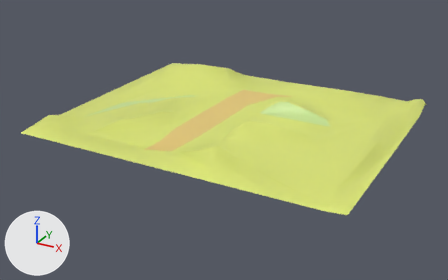
What one commit did to the FBX model UnityCityBuilding/Assets/high way/ground3.fbx.
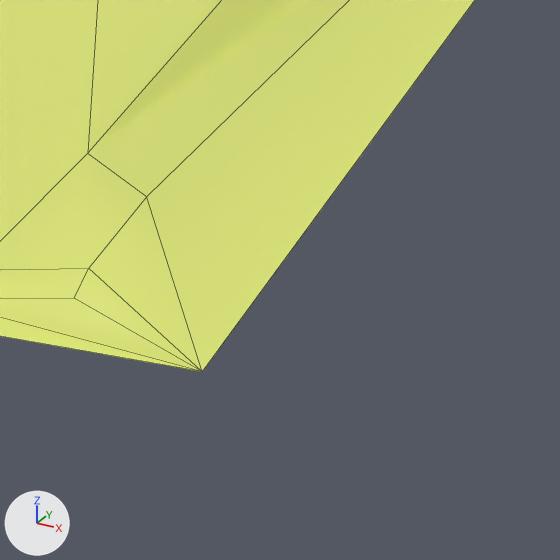
Each version is shown whole from a 50 mm lens placed at (507.0, -1377.0, 593.0), pointed at (-198.0, -94.0, -49.0), then close up on the part from 73% to 86% of the width and 62% to 84% of the height. Lighting does not change. The marker at lower left points along +X, +Y and +Z. The close-ups show mesh edges as thin lines. Where no turn or scale is listed for an object, it has been applied to the vertices.

In view in the first close-up: 'terraun'.
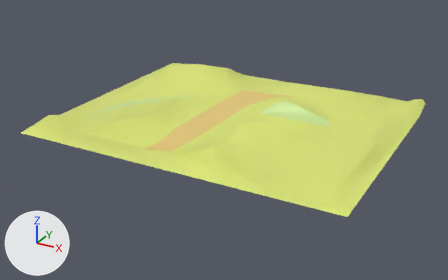
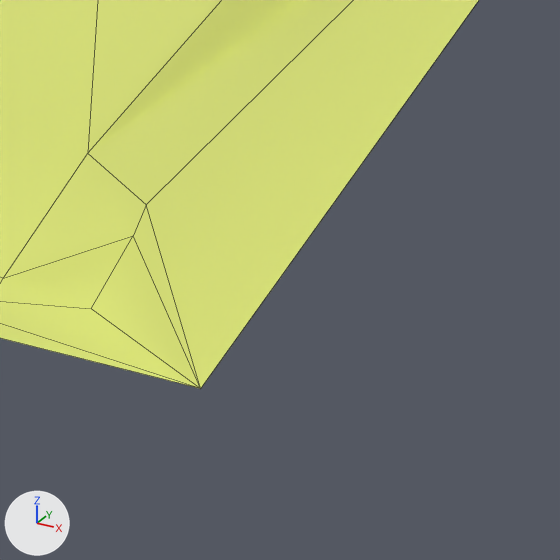
Boxes (x1, y1, x2, y2) around the edits, measured in the close-ups (560 x 560 px):
'terraun', reshaped
    before: (0, 0, 475, 372)
    after: (0, 0, 479, 389)

Diff of the bpy script that builds the scene:
```diff
--- a/UnityCityBuilding/Assets/high way/ground3.fbx.py
+++ b/UnityCityBuilding/Assets/high way/ground3.fbx.py
@@ me_plane_003 @@
 me_plane_003.from_pydata(...)  # 164 vertices, 284 faces; spans x -414.0..414.0, y -339.0..337.0, z -11.0..48.0
 # used by ob_terraun; location = (-186.9, -53.1, -0.4)
-me_plane_003.vertices[1].co = (414.0, -339.0, 4.0)  # pixel (202, 371)
-me_plane_003.vertices[136].co = (361.0, -325.0, 0.0)
-me_plane_003.vertices[137].co = (355.0, -315.0, 0.0)
-me_plane_003.vertices[138].co = (365.0, -333.0, 1.0)
-me_plane_003.vertices[153].co = (383.0, -331.0, 9.0)  # pixel (74, 298)
-me_plane_003.vertices[155].co = (386.0, -295.0, 16.0)  # pixel (146, 196)
-me_plane_003.vertices[156].co = (385.0, -327.0, 14.0)  # pixel (88, 268)
+# me_plane_003 part 1
+me_plane_003.vertices[1].co = (414.0, -339.0, 0.0)  # pixel (200, 388)
+me_plane_003.vertices[136].co = (363.0, -325.0, 0.0)
+me_plane_003.vertices[137].co = (362.0, -315.0, 0.0)  # pixel (3, 278)
+me_plane_003.vertices[138].co = (365.0, -333.0, 0.0)
+me_plane_003.vertices[153].co = (383.0, -319.0, 0.0)  # pixel (91, 308)
+me_plane_003.vertices[155].co = (386.0, -295.0, 14.0)  # pixel (146, 204)
+me_plane_003.vertices[156].co = (388.0, -310.0, 14.0)  # pixel (133, 235)
 me_plane_003.materials.append(mat_terrain_crave)
```
